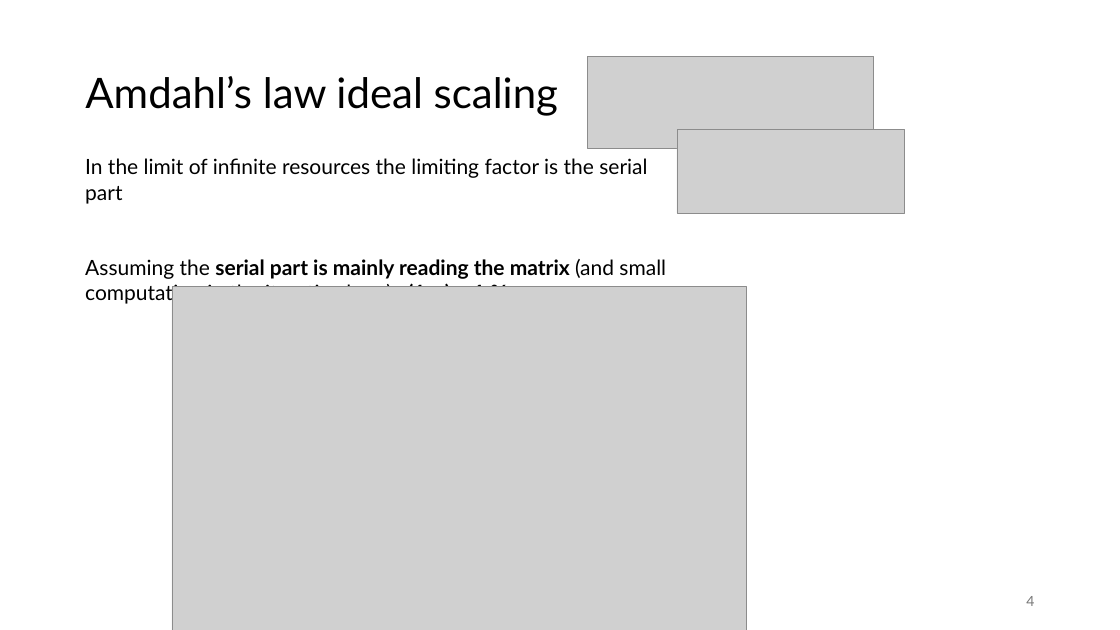
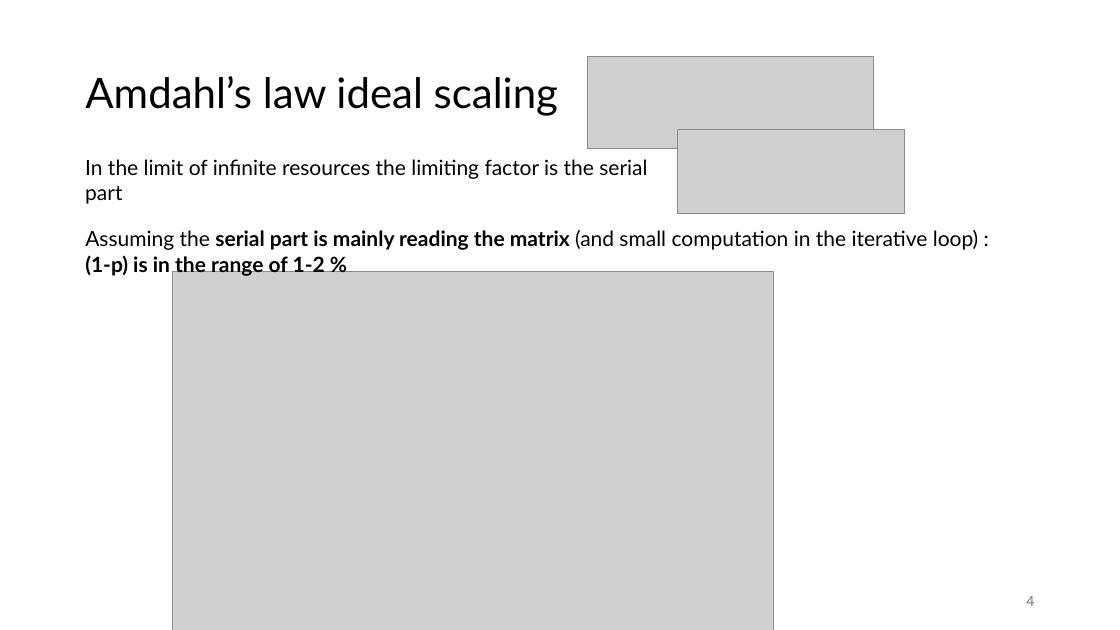
Before and after one commit to lucarighetti3/CG-MPI, a slide deck: slide 5 of project_pres.pptx. Drawn at 1120x630 pixels with LibreOffice and Linux fonts; fonts in the diff are those of the drawing; grey boxes stand for pictures; background and template pictures are left out. Boxes give left, top, right and bottom in pixels: in the first picture for what was removed or moved away, otherwise in the second. Text is boxed around its words. In the diff, an @@ line names an element or a change of style, - is before the commit and + after.

```diff
--- a/project_pres.pptx
+++ b/project_pres.pptx
@@ text added at [85,230,979,276], 18 pt, text #000000, bold @@
+Assuming the serial part is mainly reading the matrix (and small computation in the iterative loop) : (1-p) is in the range of 1-2 %
@@ text at [85,259,666,287]: paragraph removed @@
-Assuming the serial part is mainly reading the matrix (and small computation in the iterative loop) , (1-p) ~ 1 %
@@ picture: place and size @@
-picture at [172,287,746,630]
+picture at [172,271,775,630]
```
Also in this commit, not shown: 6 other slides changed.
